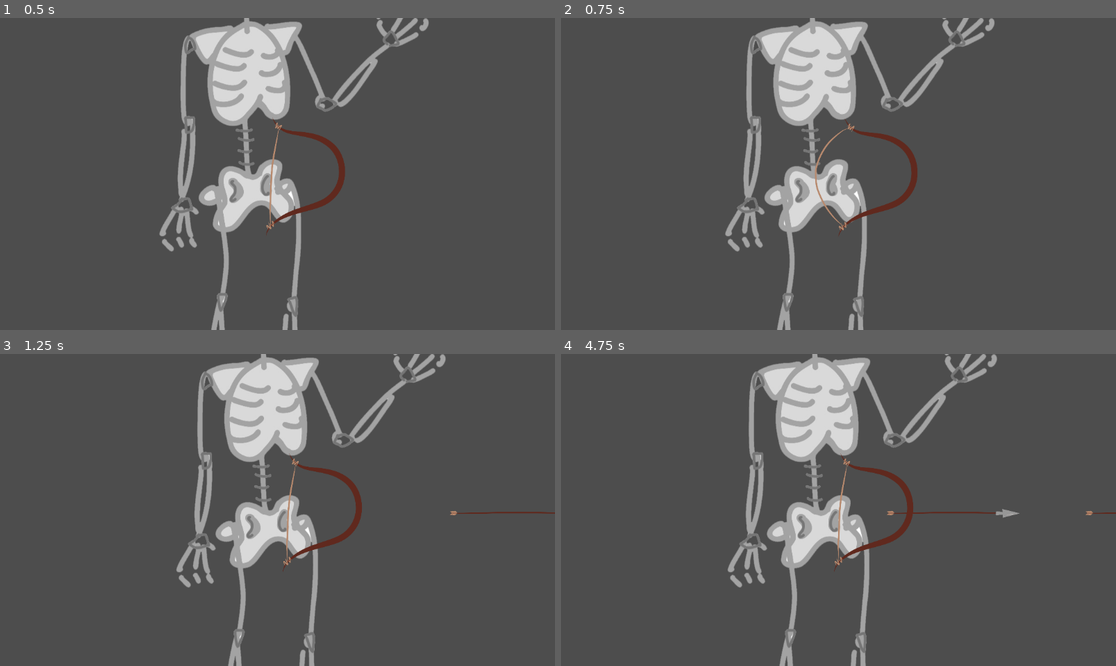
Above: before the commit, frames 1-4 (two rows, left to right).
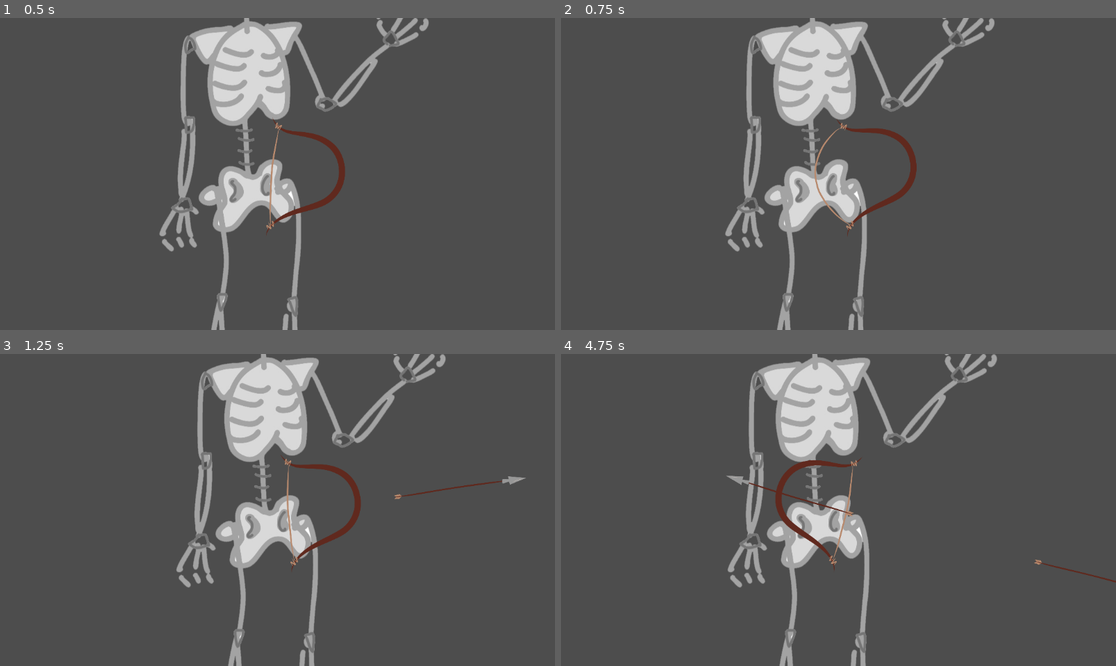
Above: after the commit, the same moments.

Repository: RNSM-Games/godot-gmtk-jam-2023
Game: Godot game, scene res://scenes/test_attack.tscn
Same seed, same stepped clock (60 frames per second), same inputs: the game is played once before the commit and once after it. This scene is started directly instead of the project's main scene.
Inputs (mouse positions are in pixels of both pictures, inside the frame that each line leads up to):
- Up to frame 1 (0.5 s): no input
- Up to frame 2 (0.75 s): tap Enter at 0.5 s; move the mouse to (960, 158) at 0.52 s; press the mouse at (960, 158) at 0.53 s; hold Right (right) from 0.53 s (still down)
- Up to frame 3 (1.25 s): keep holding Right (right)
- Up to frame 4 (4.75 s): move the mouse to (727, 525) at 1.27 s; release Right (right) at 1.28 s; release the mouse at (727, 525) at 1.28 s; hold Down (down) 1.28-2.03 s; right-click (727, 525) at 1.35 s; click (727, 525) at 1.55 s; move the mouse to (894, 441) at 2.02 s; press the mouse at (894, 441) at 2.03 s; hold Right (right) 2.03-2.78 s; move the mouse to (810, 572) at 2.77 s; release the mouse at (810, 572) at 2.78 s; hold Up (up) 2.78-3.53 s; click (810, 572) at 2.85 s; move the mouse to (1005, 556) at 3.52 s; hold Right mouse button (Ability) 3.53-4.28 s; hold Left (left) from 3.53 s (still down); click (1005, 556) at 3.8 s; move the mouse to (672, 463) at 4.27 s; click (672, 463) at 4.35 s

Frame 1 is identical in both runs. In frame 2, 0.9% of the frame differs, in the area x 45-65%, y 32-70%; in frame 3, 1.0%; in frame 4, 1.7%, in the area x 29-100%, y 31-74%.

Commit message:
weapon rotation & projectile rotation

Diff:
--- a/scenes/Projectiles/projectile.tscn
+++ b/scenes/Projectiles/projectile.tscn
@@ -7,6 +7,7 @@
 height = 278.0
 
 [node name="projectile" type="Area2D"]
+rotation = 1.5708
 script = ExtResource("1_gbqv0")
 
 [node name="Sprite2D" type="Sprite2D" parent="."]
--- a/scenes/Test.tscn
+++ b/scenes/Test.tscn
@@ -1,7 +1,7 @@
 [gd_scene load_steps=3 format=3 uid="uid://cwdpe2i4jwy56"]
 
 [ext_resource type="PackedScene" uid="uid://c8ycxlb0oc011" path="res://scenes/creature.tscn" id="1_f5lw2"]
-[ext_resource type="PackedScene" uid="uid://d32pe4yclug6" path="res://melee_weapon.tscn" id="2_4wim6"]
+[ext_resource type="PackedScene" uid="uid://bfcq83a1e0au8" path="res://scripts/Projectile/melee_weapon.tscn" id="2_4wim6"]
 
 [node name="Test" type="Node"]
 
--- a/scenes/Weapons/melee_weapon.tscn
+++ b/scenes/Weapons/melee_weapon.tscn
@@ -85,15 +85,15 @@
 }
 
 [node name="Node2D" type="Node2D" parent="."]
-rotation = 3.14159
 
 [node name="Sprite2D" type="Sprite2D" parent="Node2D"]
-position = Vector2(89, 4)
+position = Vector2(-94.9999, -31.0002)
 rotation = -1.5708
 scale = Vector2(0.368758, 0.368758)
 texture = ExtResource("2_sg5vt")
 
 [node name="Area2D" type="Area2D" parent="Node2D/Sprite2D"]
+visible = false
 
 [node name="CollisionShape2D" type="CollisionShape2D" parent="Node2D/Sprite2D/Area2D"]
 visible = false
--- a/scenes/Weapons/ranged_weapon.tscn
+++ b/scenes/Weapons/ranged_weapon.tscn
@@ -71,10 +71,6 @@
 "sword_swing": SubResource("Animation_34r76")
 }
 
-[sub_resource type="CapsuleShape2D" id="CapsuleShape2D_f14xc"]
-radius = 269.48
-height = 605.96
-
 [node name="ranged_weapon" type="Node2D"]
 script = ExtResource("1_4u6cf")
 
@@ -90,15 +86,5 @@
 scale = Vector2(0.368758, 0.368758)
 texture = ExtResource("2_7l1xj")
 
-[node name="Area2D" type="Area2D" parent="Node2D/Sprite2D"]
-
-[node name="CollisionShape2D" type="CollisionShape2D" parent="Node2D/Sprite2D/Area2D"]
-visible = false
-position = Vector2(3.00006, -245)
-rotation = 1.5708
-shape = SubResource("CapsuleShape2D_f14xc")
-disabled = true
-
-[node name="ProjectileSpawnPoint" type="Node2D" parent="Node2D/Sprite2D"]
-position = Vector2(103.049, 4.76837e-07)
-scale = Vector2(3.8374, 2.71181)
+[node name="ProjectileSpawnPoint" type="Node2D" parent="Node2D"]
+position = Vector2(25, 2.08165e-12)
--- a/scripts/Creature/Creatures/Orc.gd
+++ b/scripts/Creature/Creatures/Orc.gd
@@ -18,9 +18,11 @@
 	self.weapon = get_node("CharacterBody2D/ranged_weapon")
 
 func _input(event):
+	if(weapon != null):
+		weapon.move(get_global_mouse_position())
 	if event.is_action_pressed("attack"):
-#		if(weapon != null):
-		weapon.action(damage)
+		if(weapon != null):
+			weapon.action(damage)
 	if event.is_action_pressed("Ability"):
 		print("HEllo")
 		ability.action(damage)
--- a/scripts/Equippable/RangedWeapon.gd
+++ b/scripts/Equippable/RangedWeapon.gd
@@ -14,5 +14,5 @@
 
 func spawn_projectile():
 	var projectile = projectile_scene.instantiate()
-	add_child(projectile)
-	projectile.update_rotation($Node2D.rotation, $Node2D/Sprite2D/ProjectileSpawnPoint.position)
+	owner.add_child(projectile)
+	projectile.update_rotation($Node2D.rotation, $Node2D/ProjectileSpawnPoint.position)
--- a/scripts/Equippable/Weapon.gd
+++ b/scripts/Equippable/Weapon.gd
@@ -1,5 +1,15 @@
 extends ActionItem
 class_name Weapon
 
-var sprite: Sprite2D
+var sprite
 var attack_damage := 0.0
+var rotation
+
+func move(mouse_direction: Vector2) -> void:
+	sprite = $Node2D
+	if not $AnimationPlayer.is_playing():
+		sprite.rotation = mouse_direction.angle()
+	if   sprite.scale.y == 1 and mouse_direction.x < 0:
+		sprite.scale.y = -1
+	elif sprite.scale.y == -1 and mouse_direction.x > 0:
+		sprite.scale.y = 1
--- a/scripts/Projectile/Projectile.gd
+++ b/scripts/Projectile/Projectile.gd
@@ -15,7 +15,7 @@
 	print("updating")
 #	$Sprite2D.rotation = rotation
 	self.position = position
-	self.rotation = rotation + PI / 2
+	self.rotation = rotation + PI/2
 	self.start_pos = position
 
 func _physics_process(delta):
@@ -36,7 +36,7 @@
 func on_hit_other(target):
 	print("yo im hittin other")
 
-	# despawn()
+#	despawn()
 
 func despawn():
 	print("yo im dead man")
Not shown: 1 places in scenes/Weapons/ranged_weapon.tscn that only renumber resources
Not shown: 1 places in scenes/creature.tscn that only renumber resources
Not shown: 2 places in scenes/test_attack.tscn that only renumber resources
